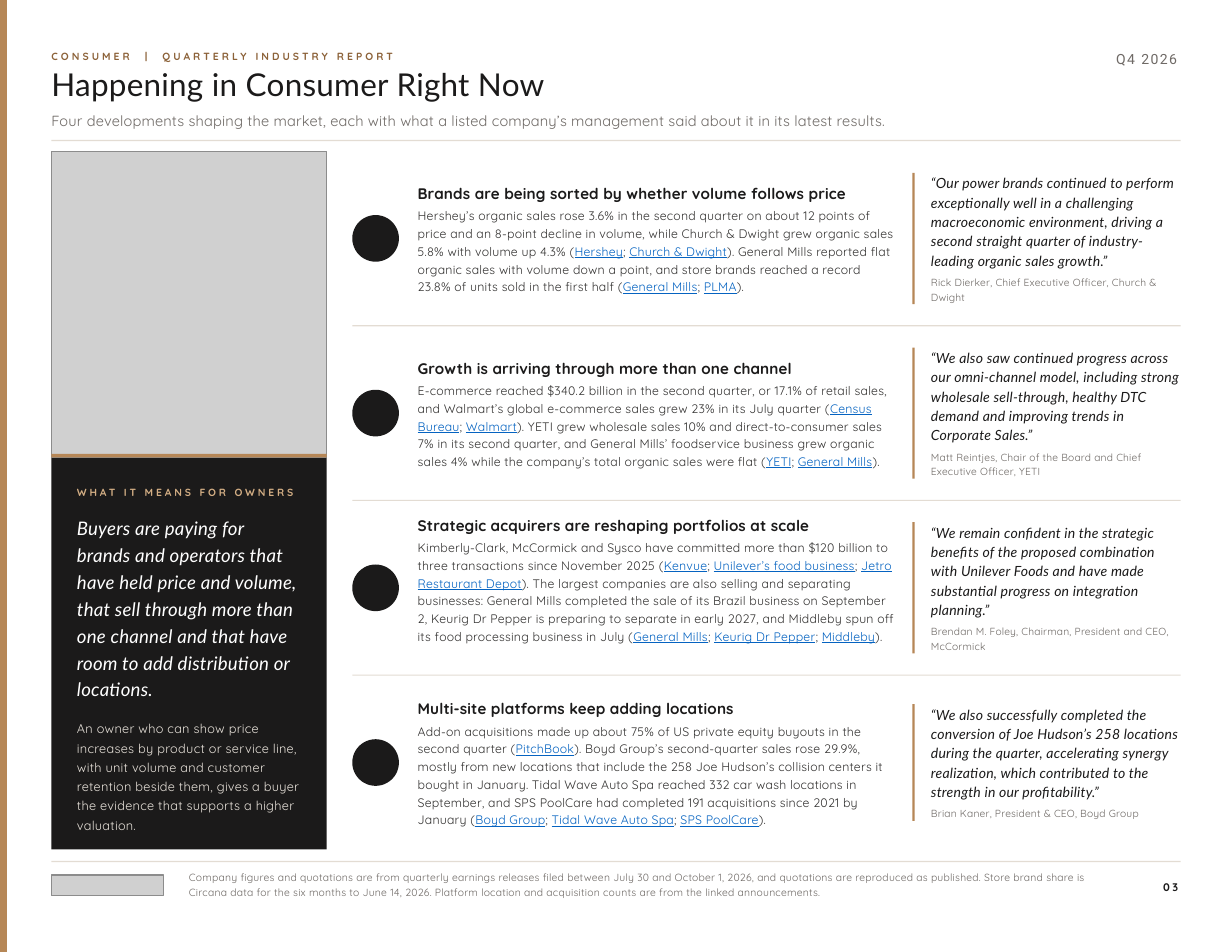
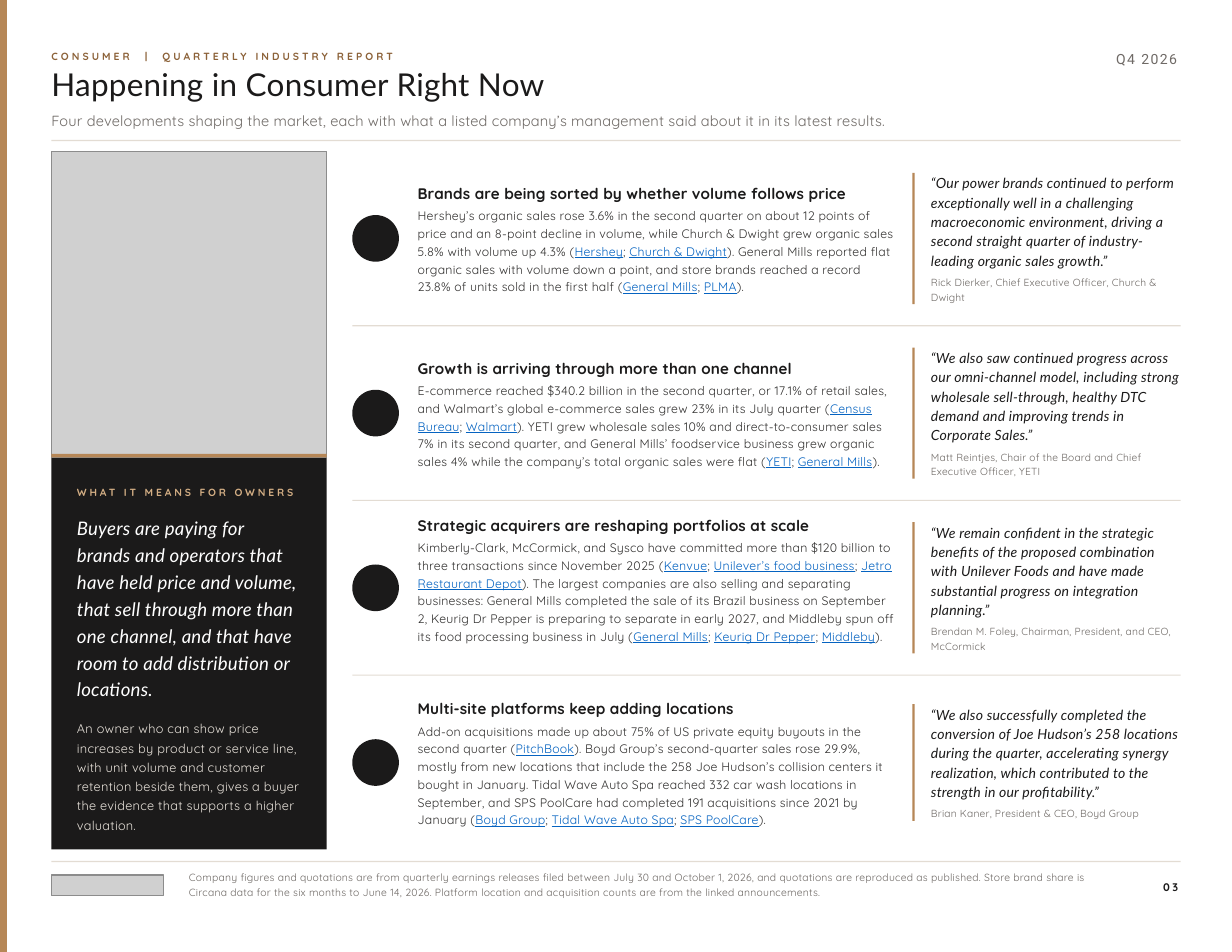
Before and after one commit to jp-hardin/about, a slide deck: slide 3 of mid-market-practice/_build/reports/consumer-q4-2026/brief.pptx. Drawn at 1232x952 pixels with LibreOffice and Linux fonts; fonts in the diff are those of the drawing; grey boxes stand for pictures; background and template pictures are left out. Boxes give left, top, right and bottom in pixels: in the first picture for what was removed or moved away, otherwise in the second. Text is boxed around its words. In the diff, an @@ line names an element or a change of style, - is before the commit and + after.

```diff
--- a/mid-market-practice/_build/reports/consumer-q4-2026/brief.pptx
+++ b/mid-market-practice/_build/reports/consumer-q4-2026/brief.pptx
@@ text at <box>77,521,296,696</box>: text changed @@
-Buyers are paying for brands and operators that have held price and volume, that sell through more than one channel and that have room to add distribution or locations.
+Buyers are paying for brands and operators that have held price and volume, that sell through more than one channel, and that have room to add distribution or locations.
@@ text at <box>418,542,893,644</box>: text changed @@
-Kimberly-Clark, McCormick and Sysco have committed more than $120 billion to three transactions since November 2025 (Kenvue; Unilever’s food business; Jetro Restaurant Depot). The largest companies are also selling and separating businesses: General Mills completed the sale of its Brazil business on September 2, Keurig Dr Pepper is preparing to separate in early 2027, and Middleby spun off its food processing business in July (General Mills; Keurig Dr Pepper; Middleby).
+Kimberly-Clark, McCormick, and Sysco have committed more than $120 billion to three transactions since November 2025 (Kenvue; Unilever’s food business; Jetro Restaurant Depot). The largest companies are also selling and separating businesses: General Mills completed the sale of its Brazil business on September 2, Keurig Dr Pepper is preparing to separate in early 2027, and Middleby spun off its food processing business in July (General Mills; Keurig Dr Pepper; Middleby).
@@ text at <box>931,627,1171,650</box>: text changed @@
-Brendan M. Foley, Chairman, President and CEO, McCormick
+Brendan M. Foley, Chairman, President, and CEO, McCormick
```
Also in this commit, not shown: 14 other slides changed, 36 other files.
